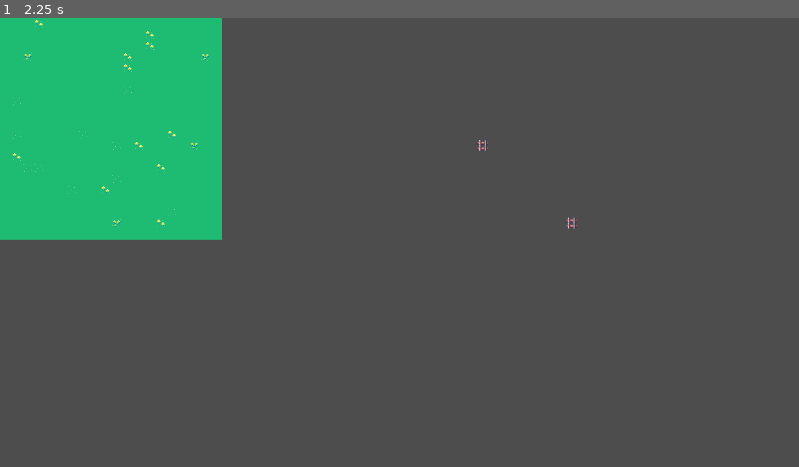
Above: before the commit, frame 1.
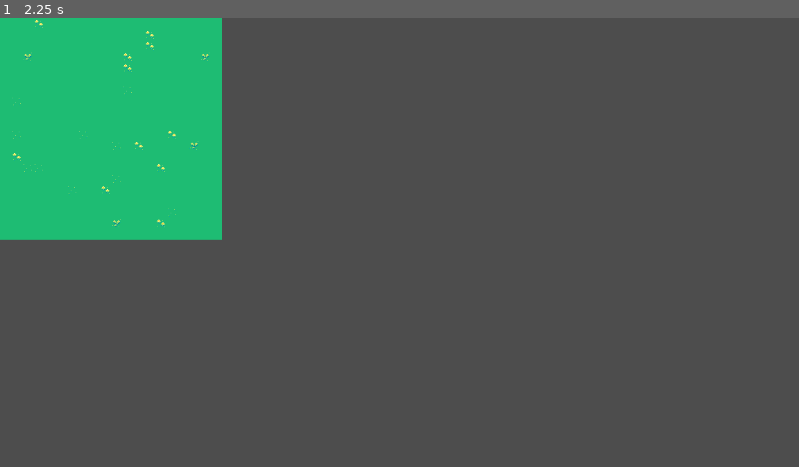
Above: after the commit, the same moment.

Repository: programmiertim/TrainTycoon
Game: Godot game, scene res://Main.tscn
Two runs of this game, one before a commit and one after it. Both use one fixed random seed, a clock stepped at 60 frames per second and the inputs below.
Inputs (mouse positions are in pixels of both pictures, inside the frame that each line leads up to):
- Up to frame 1 (2.25 s): tap Enter at 0.5, 2 s; move the mouse to (575, 220) at 0.52 s; click (575, 220) at 0.6 s; tap Space at 1.25 s; move the mouse to (239, 264) at 1.27 s; right-click (239, 264) at 1.35 s; move the mouse to (479, 143) at 2.02 s; click (479, 143) at 2.1 s

The runs differ from the first frame. In frame 1, less than 0.1% of the frame differs, in the area x 59-73%, y 27-47%.

Commit message:
Timer hinzugefügt alle drei Sekunden wir eine Zeiteinheit hochgezählt

Diff:
--- a/Main.tscn
+++ b/Main.tscn
@@ -1,6 +1,6 @@
 [gd_scene load_steps=6 format=3 uid="uid://gum85v21b1hr"]
 
-[ext_resource type="Script" path="res://Scripts/create.gd" id="1_ry5pg"]
+[ext_resource type="Script" path="res://Scripts/Timer.gd" id="1_311l8"]
 [ext_resource type="Texture2D" uid="uid://bfjdmb5fr2ki1" path="res://Graphics/Tilesets/Solaria Tiles.png" id="2_dpf1f"]
 
 [sub_resource type="TileSetAtlasSource" id="TileSetAtlasSource_b0llh"]
@@ -384,7 +384,7 @@
 sources/4 = SubResource("TileSetAtlasSource_ptn8p")
 
 [node name="Main" type="Node2D"]
-script = ExtResource("1_ry5pg")
+script = ExtResource("1_311l8")
 
 [node name="TileMap" type="TileMap" parent="."]
 tile_set = SubResource("TileSet_qudpk")
--- /dev/null
+++ b/Scripts/Timer.gd
@@ -0,0 +1,20 @@
+extends Node
+
+# Variablen für Timer und Zähler
+var timer : Timer
+var count : int = 0
+
+func _ready():
+	# Timer erstellen und konfigurieren
+	timer = Timer.new()
+	timer.wait_time = 3.0
+	timer.connect("timeout", Callable(self, "_on_Timer_timeout"))
+	add_child(timer)
+
+	# Timer starten
+	timer.start()
+
+func _on_Timer_timeout():
+	# Zähler erhöhen und Ausgabe in der Konsole
+	count += 1
+	print("Timer count: ", count)
